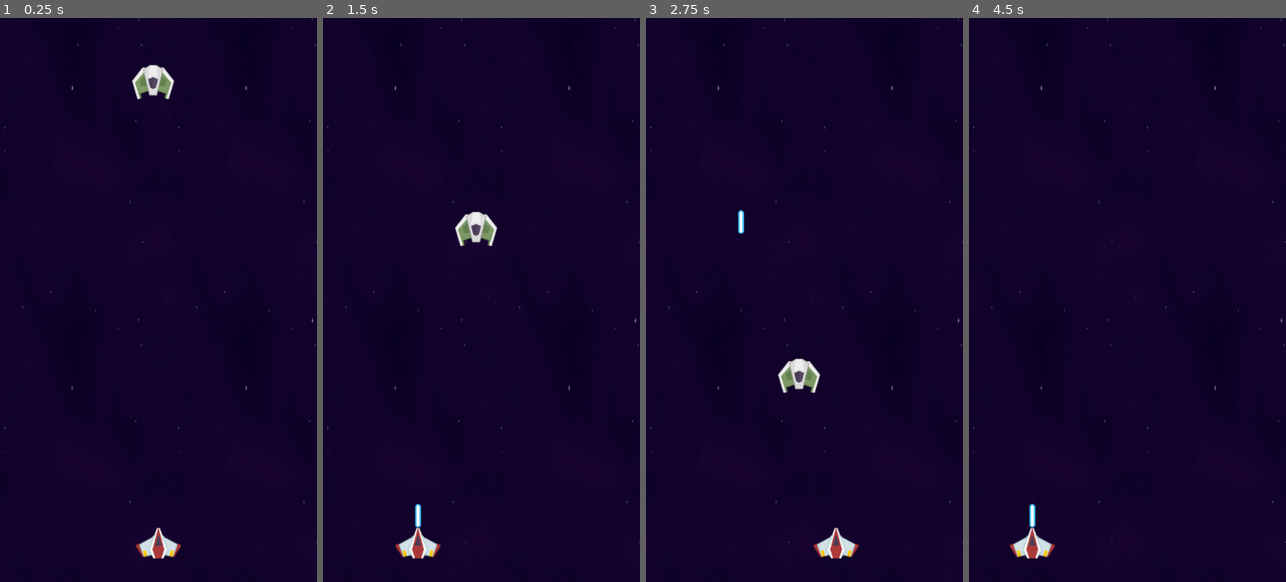
Above: before the commit, frames 1-4 (left to right).
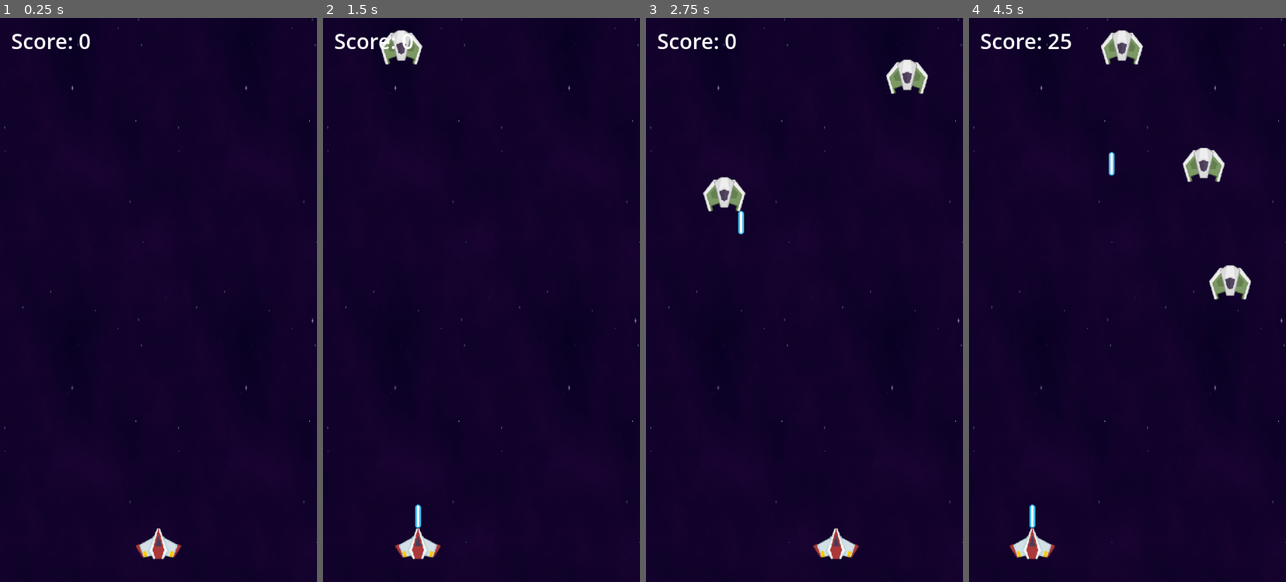
Above: after the commit, the same moments.

Repository: marknair/lasership
Game: Godot game, scene res://main.tscn
The game is run twice, just before and just after one commit, with the same random seed, the same clock (stepped at 60 frames per second) and the same inputs.
Inputs (mouse positions are in pixels of both pictures, inside the frame that each line leads up to):
- Up to frame 1 (0.25 s): no input
- Up to frame 2 (1.5 s): tap Enter (ui_accept) at 0.5, 0.6, 0.77, 1.07 s; move the mouse to (551, 271) at 0.52 s; move the mouse to (418, 328) at 1.27 s; click (418, 328) at 1.35 s
- Up to frame 3 (2.75 s): tap Enter (ui_accept) at 1.52, 1.55, 1.82, 2.1 s; move the mouse to (836, 175) at 2.02 s
- Up to frame 4 (4.5 s): move the mouse to (1111, 412) at 2.77 s; click (1111, 412) at 2.85 s; tap Enter (ui_accept) at 3.02, 3.05, 3.32, 3.6, 3.77, 4.07 s; move the mouse to (1222, 384) at 3.52 s; move the mouse to (1032, 215) at 4.27 s; click (1032, 215) at 4.35 s

The runs differ from the first frame. In frame 1, 1.0% of the frame differs, in the area x 3-98%, y 2-96%; in frame 2, 1.5%; in frame 3, 2.2%; in frame 4, 2.3%.

Commit message:
Final

Diff:
--- a/Enemy.gd
+++ b/Enemy.gd
@@ -1,9 +1,13 @@
 extends Node2D
 
 @export var speed = 200
+@export var score_value = 10
 
 func _process(delta):
 	self.position.y += speed * delta
 
 func _on_area_entered(area):
-	self.queue_free() # Replace with function body.
+	self.queue_free()
+
+	# Increase the score
+	GameState.increase_score(score_value)
--- /dev/null
+++ b/EnemySpawner.gd
@@ -0,0 +1,14 @@
+extends Node2D
+
+@export var enemy_tscn: PackedScene
+
+# Every second spawn an enemy
+
+func spawn_enemy_ship():
+	var new_enemy = enemy_tscn.instantiate()
+	self.add_child(new_enemy)
+
+	var viewport_width = get_viewport_rect().size.x
+	var random_x = randf_range(0, viewport_width)
+	new_enemy.position.y = -50
+	new_enemy.position.x = random_x
--- /dev/null
+++ b/GameOverLabel.gd
@@ -0,0 +1,11 @@
+extends Label
+
+
+func _process(delta):
+	if GameState.is_game_over:
+		self.visible = true
+
+	if Input.is_action_just_pressed("ui_accept") and GameState.is_game_over:
+		#Reload the scene
+		get_tree().reload_current_scene()
+		GameState.reset_values()
--- a/Laser.gd
+++ b/Laser.gd
@@ -5,5 +5,6 @@
 func _process(delta):
 	position.y -= speed * delta
 
-func _on_area_entered(area):
-	self.queue_free()
+func _on_area_entered(other_area):
+	if other_area.is_in_group("enemy"):
+		self.queue_free()
--- a/Player.gd
+++ b/Player.gd
@@ -11,3 +11,9 @@
 		var new_laser = laser_tscn.instantiate()
 		add_sibling(new_laser)
 		new_laser.position = self.position
+
+
+func _on_area_entered(area):
+	if area.is_in_group("enemy"):
+		self.queue_free()
+		GameState.is_game_over = true
--- /dev/null
+++ b/ScoreLabel.gd
@@ -0,0 +1,4 @@
+extends Label
+
+func _process(delta):
+	self.text = "Score: " + str(GameState.score)
--- /dev/null
+++ b/enemy.tscn
@@ -0,0 +1,22 @@
+[gd_scene load_steps=4 format=3 uid="uid://d1o6f082xpbco"]
+
+[ext_resource type="Script" path="res://Enemy.gd" id="1_ephrw"]
+[ext_resource type="Texture2D" uid="uid://cc6eeu5k4djgo" path="res://kenney_space-shooter-redux/PNG/Enemies/enemyGreen3.png" id="2_btw6y"]
+
+[sub_resource type="CircleShape2D" id="CircleShape2D_5oea8"]
+radius = 46.269
+
+[node name="Enemy" type="Area2D" groups=["enemy"]]
+position = Vector2(261, 59.0001)
+scale = Vector2(0.7, 0.7)
+script = ExtResource("1_ephrw")
+score_value = 25
+metadata/_edit_group_ = true
+
+[node name="EnemyGraphic" type="Sprite2D" parent="."]
+texture = ExtResource("2_btw6y")
+
+[node name="CollisionShape2D" type="CollisionShape2D" parent="."]
+shape = SubResource("CircleShape2D_5oea8")
+
+[connection signal="area_entered" from="." to="." method="_on_area_entered"]
--- /dev/null
+++ b/explosion.tscn
@@ -0,0 +1,31 @@
+[gd_scene load_steps=6 format=3 uid="uid://pkky12ui6m8m"]
+
+[sub_resource type="Gradient" id="Gradient_ig00r"]
+colors = PackedColorArray(0.945098, 0.831373, 0, 1, 0.795469, 0.15554, 0.245151, 1)
+
+[sub_resource type="GradientTexture1D" id="GradientTexture1D_vyrs3"]
+gradient = SubResource("Gradient_ig00r")
+
+[sub_resource type="Curve" id="Curve_bxo16"]
+_data = [Vector2(0, 1), 0.0, 0.0, 0, 0, Vector2(0.994555, 0.328685), -0.434129, 0.0, 0, 0]
+point_count = 2
+
+[sub_resource type="CurveTexture" id="CurveTexture_4onuu"]
+curve = SubResource("Curve_bxo16")
+
+[sub_resource type="ParticleProcessMaterial" id="ParticleProcessMaterial_mbhjo"]
+particle_flag_disable_z = true
+spread = 180.0
+initial_velocity_min = 40.0
+initial_velocity_max = 40.0
+gravity = Vector3(2.08165e-12, 2.08165e-12, 2.08165e-12)
+scale_curve = SubResource("CurveTexture_4onuu")
+color_ramp = SubResource("GradientTexture1D_vyrs3")
+
+[node name="Explosion" type="Node2D"]
+
+[node name="GPUParticles2D" type="GPUParticles2D" parent="."]
+amount = 50
+process_material = SubResource("ParticleProcessMaterial_mbhjo")
+lifetime = 0.5
+explosiveness = 0.75
--- /dev/null
+++ b/game_state.gd
@@ -0,0 +1,11 @@
+extends Node
+
+var score = 0
+var is_game_over = false
+
+func reset_values():
+	score = 0
+	is_game_over = false
+
+func increase_score(increase_amount):
+	score += increase_amount
--- a/main.tscn
+++ b/main.tscn
@@ -1,14 +1,22 @@
-[gd_scene load_steps=8 format=3 uid="uid://b47nj65uqxefm"]
+[gd_scene load_steps=12 format=3 uid="uid://b47nj65uqxefm"]
 
 [ext_resource type="Texture2D" uid="uid://c715dt8pm40so" path="res://spacebackground.png" id="1_pc21f"]
 [ext_resource type="Texture2D" uid="uid://dfhkqe8oy2xml" path="res://kenney_space-shooter-redux/PNG/playerShip2_red.png" id="2_gpdol"]
 [ext_resource type="Script" path="res://Player.gd" id="2_jxdm3"]
 [ext_resource type="PackedScene" uid="uid://cxelnwnayd2wy" path="res://laser.tscn" id="4_brl74"]
-[ext_resource type="Script" path="res://Enemy.gd" id="5_vtbs7"]
-[ext_resource type="Texture2D" uid="uid://cc6eeu5k4djgo" path="res://kenney_space-shooter-redux/PNG/Enemies/enemyGreen3.png" id="6_m6doe"]
+[ext_resource type="PackedScene" uid="uid://d1o6f082xpbco" path="res://enemy.tscn" id="5_5vghg"]
+[ext_resource type="Script" path="res://EnemySpawner.gd" id="6_k5ho0"]
+[ext_resource type="Script" path="res://ScoreLabel.gd" id="7_yeykn"]
+[ext_resource type="Script" path="res://GameOverLabel.gd" id="8_s48xq"]
 
-[sub_resource type="CircleShape2D" id="CircleShape2D_5oea8"]
-radius = 46.269
+[sub_resource type="CircleShape2D" id="CircleShape2D_oghhg"]
+radius = 27.1804
+
+[sub_resource type="LabelSettings" id="LabelSettings_48srv"]
+font_size = 36
+
+[sub_resource type="LabelSettings" id="LabelSettings_vy58k"]
+font_size = 48
 
 [node name="Main" type="Node2D"]
 
@@ -18,8 +26,8 @@
 texture = ExtResource("1_pc21f")
 metadata/_edit_lock_ = true
 
-[node name="Player" type="Node2D" parent="."]
-position = Vector2(277, 894)
+[node name="Player" type="Area2D" parent="."]
+position = Vector2(277, 895)
 scale = Vector2(0.7, 0.7)
 script = ExtResource("2_jxdm3")
 laser_tscn = ExtResource("4_brl74")
@@ -28,16 +36,35 @@
 [node name="ShipGraphic" type="Sprite2D" parent="Player"]
 texture = ExtResource("2_gpdol")
 
-[node name="Enemy" type="Area2D" parent="."]
-position = Vector2(261, 59.0001)
-scale = Vector2(0.7, 0.7)
-script = ExtResource("5_vtbs7")
-metadata/_edit_group_ = true
+[node name="CollisionShape2D" type="CollisionShape2D" parent="Player"]
+shape = SubResource("CircleShape2D_oghhg")
 
-[node name="EnemyGraphic" type="Sprite2D" parent="Enemy"]
-texture = ExtResource("6_m6doe")
+[node name="EnemySpawner" type="Node2D" parent="."]
+script = ExtResource("6_k5ho0")
+enemy_tscn = ExtResource("5_5vghg")
 
-[node name="CollisionShape2D" type="CollisionShape2D" parent="Enemy"]
-shape = SubResource("CircleShape2D_5oea8")
+[node name="Timer" type="Timer" parent="EnemySpawner"]
+autostart = true
 
-[connection signal="area_entered" from="Enemy" to="Enemy" method="_on_area_entered"]
+[node name="ScoreLabel" type="Label" parent="."]
+offset_left = 19.0
+offset_top = 14.0
+offset_right = 156.0
+offset_bottom = 64.0
+text = "Score: 0"
+label_settings = SubResource("LabelSettings_48srv")
+script = ExtResource("7_yeykn")
+
+[node name="GameOverLabel" type="Label" parent="."]
+visible = false
+offset_left = 8.0
+offset_top = 407.0
+offset_right = 532.0
+offset_bottom = 474.0
+text = "Game Over!"
+label_settings = SubResource("LabelSettings_vy58k")
+horizontal_alignment = 1
+script = ExtResource("8_s48xq")
+
+[connection signal="area_entered" from="Player" to="Player" method="_on_area_entered"]
+[connection signal="timeout" from="EnemySpawner/Timer" to="EnemySpawner" method="spawn_enemy_ship"]
--- a/project.godot
+++ b/project.godot
@@ -15,6 +15,10 @@
 config/features=PackedStringArray("4.2", "Forward Plus")
 config/icon="res://icon.svg"
 
+[autoload]
+
+GameState="*res://game_state.gd"
+
 [display]
 
 window/size/viewport_width=540
@@ -28,3 +32,8 @@
 , Object(InputEventKey,"resource_local_to_scene":false,"resource_name":"","device":-1,"window_id":0,"alt_pressed":false,"shift_pressed":false,"ctrl_pressed":false,"meta_pressed":false,"pressed":false,"keycode":0,"physical_keycode":32,"key_label":0,"unicode":32,"echo":false,"script":null)
 ]
 }
+
+[rendering]
+
+textures/canvas_textures/default_texture_filter=0
+renderer/rendering_method="gl_compatibility"
--- a/test_scene.tscn
+++ b/test_scene.tscn
@@ -29,8 +29,45 @@
 turbulence_enabled = true
 turbulence_noise_scale = 2.853
 
+[sub_resource type="Gradient" id="Gradient_8fpac"]
+offsets = PackedFloat32Array(0, 0.870906)
+colors = PackedColorArray(0.857925, 0.93, 0.0651, 1, 1, 0.270588, 0.0117647, 1)
+
+[sub_resource type="GradientTexture1D" id="GradientTexture1D_utuf8"]
+gradient = SubResource("Gradient_8fpac")
+
+[sub_resource type="Curve" id="Curve_bvhv1"]
+_data = [Vector2(0, 1), 0.0, 0.0, 0, 0, Vector2(0.984402, 0.326996), 0.0, 0.0, 0, 0]
+point_count = 2
+
+[sub_resource type="CurveTexture" id="CurveTexture_432d7"]
+curve = SubResource("Curve_bvhv1")
+
+[sub_resource type="ParticleProcessMaterial" id="ParticleProcessMaterial_rbc54"]
+particle_flag_disable_z = true
+spread = 180.0
+initial_velocity_min = 40.0
+initial_velocity_max = 40.0
+gravity = Vector3(2.08165e-12, 2.08165e-12, 2.08165e-12)
+linear_accel_min = 13.33
+linear_accel_max = 51.43
+radial_accel_max = 2.08167e-15
+scale_max = 2.0
+scale_curve = SubResource("CurveTexture_432d7")
+color_ramp = SubResource("GradientTexture1D_utuf8")
+
 [node name="Node2D" type="Node2D"]
 
 [node name="Fire" type="GPUParticles2D" parent="."]
+visible = false
 amount = 150
 process_material = SubResource("ParticleProcessMaterial_4k5ln")
+
+[node name="CPUParticles2D" type="CPUParticles2D" parent="."]
+visible = false
+gravity = Vector2(2.08165e-12, 2.08165e-12)
+
+[node name="GPUParticles2D" type="GPUParticles2D" parent="."]
+amount = 50
+process_material = SubResource("ParticleProcessMaterial_rbc54")
+explosiveness = 0.75
Not shown: 1 places in test_scene.tscn that only renumber resources
